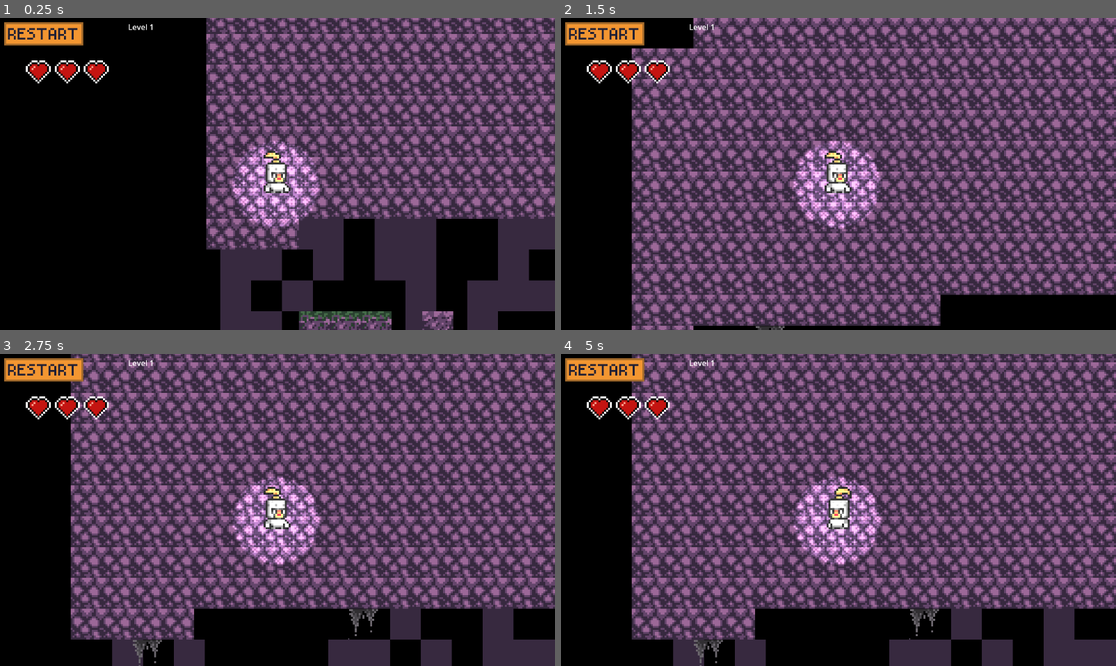
Above: before the commit, frames 1-4 (two rows, left to right).
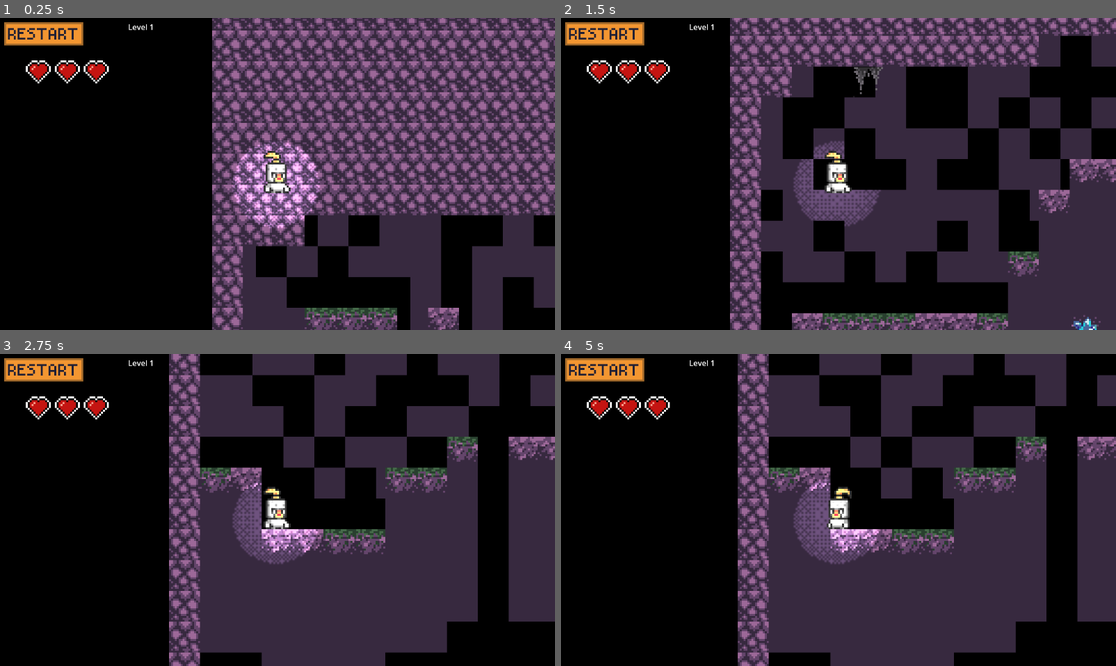
Above: after the commit, the same moments.

Repository: MickeTHS/dtj36_20_team9
Game: Godot game, scene res://Main.tscn
Same seed, same stepped clock (60 frames per second), same inputs: the game is played once before the commit and once after it.
Inputs (mouse positions are in pixels of both pictures, inside the frame that each line leads up to):
- Up to frame 1 (0.25 s): no input
- Up to frame 2 (1.5 s): click (605, 33) at 0.5 s; click (605, 33) at 1.25 s
- Up to frame 3 (2.75 s): click (44, 369) at 2 s
- Up to frame 4 (5 s): tap Enter (attack) at 2.75, 3.6 s; hold D (right) 2.78-4.28 s; tap Space (jump) at 2.85, 3.02, 3.32, 3.77, 3.8, 4.07, 4.35 s; hold A (left) from 4.28 s (still down)

The runs differ from the first frame. In frame 1, 37% of the frame differs, in the area x 37-100%, y 0-100%; in frame 2, 68%, in the area x 12-100%, y 0-100%; in frame 3, 66%; in frame 4, 67%.

Commit message:
deathzone

Diff:
--- a/Main.tscn
+++ b/Main.tscn
@@ -261,10 +261,11 @@
 
 [sub_resource type="CameraAttributesPractical" id="CameraAttributesPractical_0omci"]
 
-[node name="Game" type="Node2D" node_paths=PackedStringArray("platform_generator", "player_character")]
+[node name="Game" type="Node2D" node_paths=PackedStringArray("platform_generator", "player_character", "level")]
 script = ExtResource("1_03owx")
 platform_generator = NodePath("LevelGenerator")
 player_character = NodePath("PlayerCharacter")
+level = NodePath("Level")
 
 [node name="Level" type="Node2D" parent="." node_paths=PackedStringArray("player_character", "platform_generator", "level_root", "ui")]
 script = ExtResource("2_20pc6")
--- a/scripts/game.gd
+++ b/scripts/game.gd
@@ -2,11 +2,10 @@
 
 @export var platform_generator : PlatformGenerator
 @export var player_character : PlayerCharacter
+@export var level: Level
 
 # Called when the node enters the scene tree for the first time.
 func _ready() -> void:
-
-
 	pass # Replace with function body.
 
 
@@ -16,6 +15,5 @@
 
 
 func _on_restart_button_pressed() -> void:
-
-	platform_generator.generate_level()
-	player_character.position = Vector2(107, -29)
+	if level != null:
+		level.restart_level()
--- a/scripts/level.gd
+++ b/scripts/level.gd
@@ -19,6 +19,16 @@
 
 var _rng: RandomNumberGenerator = RandomNumberGenerator.new()
 var _enemies: Array[EnemyCharacter] = []
+
+func restart_level() -> void:
+	# Optional: reset to level 1, or keep current_level if you prefer
+	current_level = 1
+
+	_update_level_tint()
+	_generate_level()
+
+	if ui:
+		ui.set_level(current_level)
 
 
 func _ready() -> void:
--- a/scripts/platform_generator.gd
+++ b/scripts/platform_generator.gd
@@ -133,10 +133,60 @@
 
 	_paint_ground(ground_heights)
 	_paint_roof(roof_heights)
+	_paint_walls(ground_heights, roof_heights)
 	_add_rescue_platforms(ground_heights)
 	_paint_background(ground_heights)
 	_place_exit_door(ground_heights)
 
+func _paint_walls(ground_heights: Array, roof_heights: Array) -> void:
+	if ground_tilemap == null:
+		return
+
+	# Find highest roof underside (smallest y) and lowest ground (largest y)
+	var has_ground := false
+	var has_roof := false
+	var max_ground_y: int = -100000
+	var min_roof_y: int = 100000
+
+	for x in range(level_width):
+		if x < ground_heights.size():
+			var gy = ground_heights[x]
+			if gy != null:
+				has_ground = true
+				if int(gy) > max_ground_y:
+					max_ground_y = int(gy)
+
+		if x < roof_heights.size():
+			var ry = roof_heights[x]
+			if ry != null:
+				has_roof = true
+				if int(ry) < min_roof_y:
+					min_roof_y = int(ry)
+
+	if not has_ground or not has_roof:
+		return
+
+	# Top of walls should reach top of thick roof
+	var top_y: int = min_roof_y - (roof_thickness - 1)
+	# Bottom of walls should reach bottom of solid ground
+	var bottom_y: int = max_ground_y + (solid_depth - 1)
+
+	# Choose a roof tile to use for walls
+	var wall_tile: Vector2i
+	if roof_tiles.is_empty():
+		wall_tile = _fallback_ground()
+	else:
+		wall_tile = roof_tiles[rng.randi() % roof_tiles.size()]
+
+	# Left wall at x = 0
+	var left_x: int = 0
+	for y in range(top_y, bottom_y + 1):
+		ground_tilemap.set_cell(Vector2i(left_x, y), roof_source_id, wall_tile)
+
+	# Right wall at x = level_width - 1
+	var right_x: int = level_width - 1
+	for y in range(top_y, bottom_y + 1):
+		ground_tilemap.set_cell(Vector2i(right_x, y), roof_source_id, wall_tile)
 
 
 # ------------------------------------------------------------
--- a/scripts/player_character.gd
+++ b/scripts/player_character.gd
@@ -3,6 +3,7 @@
 
 @export var ui: UI
 @export var iframe_duration: float = 1.0   # seconds of invulnerability
+@export var jump_cut_factor: float = 0.5   # 0–1: tap = short jump, hold = full
 
 const SPEED := 90.0
 const JUMP_VELOCITY := -250.0
@@ -75,9 +76,13 @@
 	else:
 		velocity.x = move_toward(velocity.x, 0, SPEED)
 
-	# Jump
+	# Jump start
 	if Input.is_action_just_pressed("jump") and is_on_floor():
 		velocity.y = JUMP_VELOCITY
+
+	# Variable jump height: cut jump when button is released while going up
+	if Input.is_action_just_released("jump") and velocity.y < 0.0:
+		velocity.y *= jump_cut_factor
 
 	# Attack
 	if Input.is_action_just_pressed("attack") and is_on_floor():
@@ -109,6 +114,7 @@
 func _on_attack_timer_timeout() -> void:
 	attacking = false
 
+
 func _on_i_frame_timer_timeout() -> void:
 	is_invulnerable = false
 	anim_sprite.visible = true
